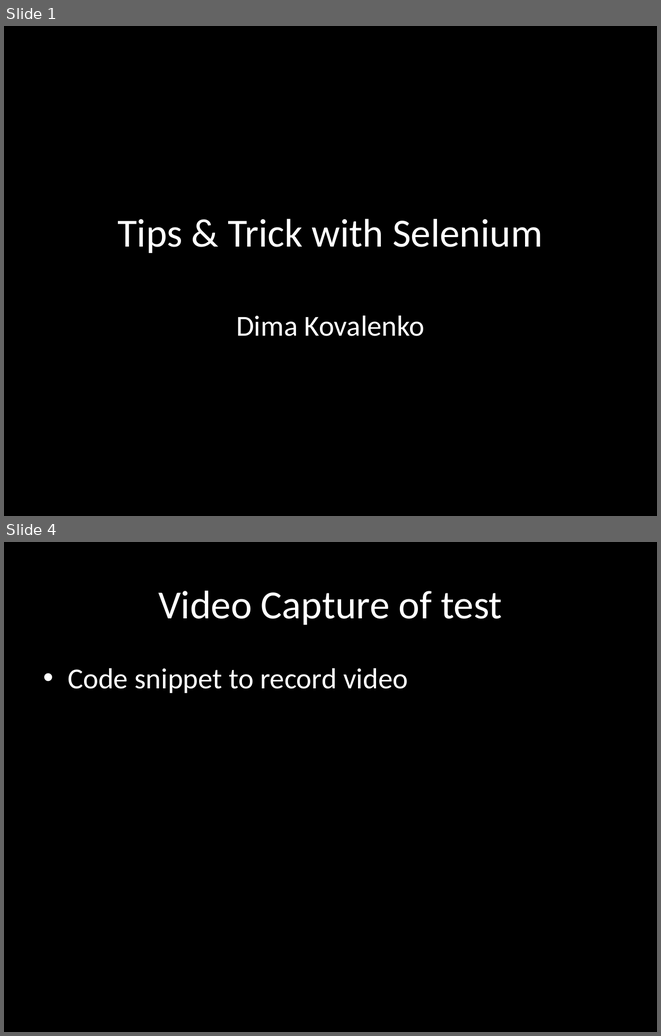
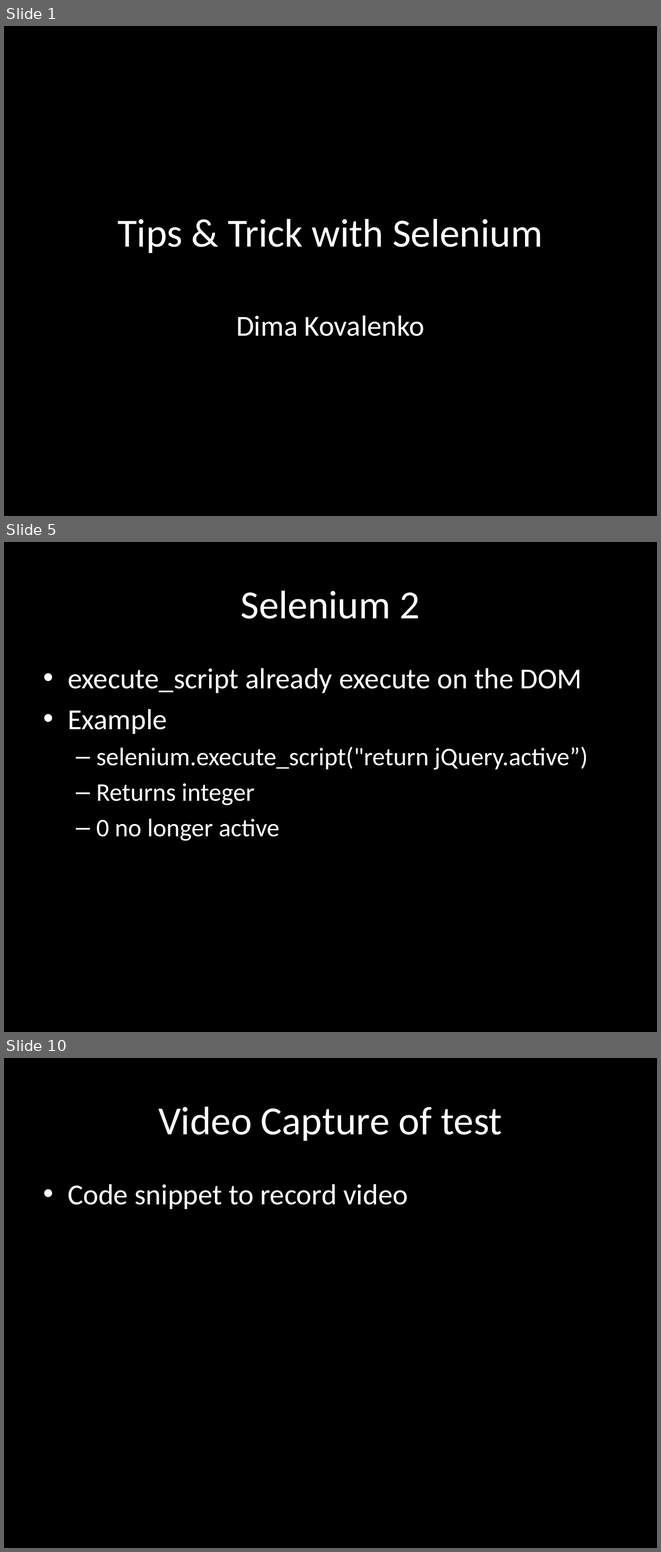
Before and after one commit to dimacus/SeleniumTipsAndTricks, a slide deck: selenium_camp_v1.pptx. Shown one above the other, each under a label of ours: slides 1 and 4 before the commit, slides 1, 5 and 10 after it; the slides between them are not shown. The pictures are 661x1036 and 661x1552 pixels, drawn with LibreOffice and Linux fonts; fonts in the diff are those of the drawing. Boxes give left, top, right and bottom in pixels: in the first picture for what was removed or moved away, otherwise in the second. Text is boxed around its words. In the diff, an @@ line names an element or a change of style, - is before the commit and + after.

```diff
--- a/selenium_camp_v1.pptx
+++ b/selenium_camp_v1.pptx
@@ slide 5 added at (4, 542, 657, 1032), background #000000 @@
@@ title added at (241, 590, 420, 619), 44 pt, text #FFFFFF @@
+Selenium 2
@@ text added at (68, 668, 588, 841), 28 pt, text #FFFFFF @@
+• execute_script already execute on the DOM
+• Example
+  – selenium.execute_script("return jQuery.active”)
+  – Returns integer
+  – 0 no longer active
@@ what was slide 4 is now slide 10 @@
```
Also in this commit, not shown: 2 slides changed, 5 other slides added.
